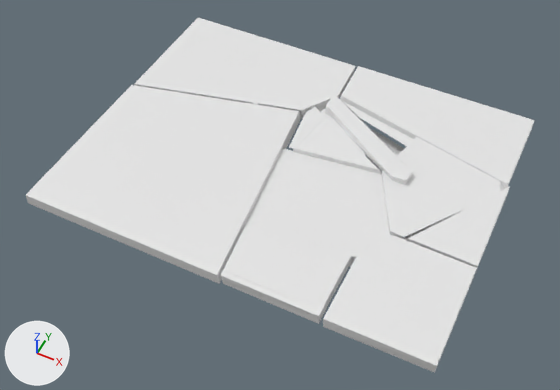
What one commit did to the Blender file BallThatWantToBeACube/BallThatWantToBeACube/Assets/Prefabs/LevelModifiers/DestructiblePlatform/OptimalDestroyedPlatform.blend.
One viewpoint serves both versions: a 50 mm camera at (1.97, -4.15, 4.68) aimed at (-0.01, -0.2, -0.26). Arrows for +X, +Y and +Z are at lower left; the lights stay in place.

The older version as bpy lines, for what is in view:
```python
ob_plane_cell_002 = bpy.data.objects.new('Plane_cell.002', me_mesh_002)
ob_plane_cell_002.location = (-0.627, 0.818, 0.0)
ob_plane_cell_003 = bpy.data.objects.new('Plane_cell.003', me_mesh_003)
ob_plane_cell_003.location = (-0.817, -0.434, 0.0)
ob_plane_cell_cell_002 = bpy.data.objects.new('Plane_cell_cell.002', me_mesh_062)
ob_plane_cell_cell_002.location = (0.265, -1.322, 0.036)
ob_plane_cell_cell_011 = bpy.data.objects.new('Plane_cell_cell.011', me_mesh_071)
ob_plane_cell_cell_011.location = (0.625, -1.276, 0.002)
ob_plane_cell_cell_014 = bpy.data.objects.new('Plane_cell_cell.014', me_mesh_074)
ob_plane_cell_cell_014.location = (0.154, 0.36, 0.018)
ob_plane_cell_cell_015 = bpy.data.objects.new('Plane_cell_cell.015', me_mesh_075)
ob_plane_cell_cell_015.location = (0.621, 0.06, 0.038)
ob_plane_cell_cell_016 = bpy.data.objects.new('Plane_cell_cell.016', me_mesh_076)
ob_plane_cell_cell_016.location = (0.439, -1.029, 0.004)
ob_plane_cell_cell_017 = bpy.data.objects.new('Plane_cell_cell.017', me_mesh_077)
ob_plane_cell_cell_017.location = (0.129, 0.343, 0.026)
ob_plane_cell_cell_018 = bpy.data.objects.new('Plane_cell_cell.018', me_mesh_078)
ob_plane_cell_cell_018.location = (0.524, 0.186, 0.008)
# also in view: 'Plane_cell_cell.001' at (1.32, -0.89, 0.0); 'Plane_cell_cell.007' at (1.41, 0.02, 0.0); 'Plane_cell_cell.009' at (0.46, -0.34, -0.05); 'Plane_cell.001' at (0.87, 0.89, 0.0); 'Plane_cell_cell.005' at (0.51, 0.47, 0.0)
```
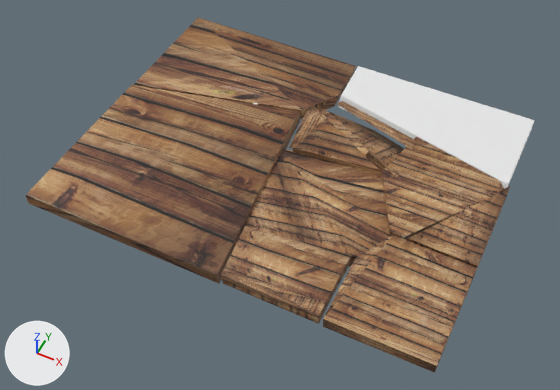
The change, as a diff of the scene's bpy script:
```diff
--- a/BallThatWantToBeACube/BallThatWantToBeACube/Assets/Prefabs/LevelModifiers/DestructiblePlatform/OptimalDestroyedPlatform.blend.py
+++ b/BallThatWantToBeACube/BallThatWantToBeACube/Assets/Prefabs/LevelModifiers/DestructiblePlatform/OptimalDestroyedPlatform.blend.py
@@ me_mesh_078 @@
-me_mesh_078.from_pydata(...)  # 11 vertices, 11 faces; spans x 0.225..1.181, y -0.593..0.495, z -0.059..0.042
+me_mesh_078.from_pydata(...)  # 11 vertices, 9 faces; spans x 0.225..1.181, y -0.593..0.495, z -0.059..0.042
+# me_mesh_078 part 1: 9 faces spanning x 0.225..1.181, y -0.593..0.495, z -0.059..0.042 switch from no material to mat_wood_texture_jpg (picture img_wood_texture_jpg)
@@ me_mesh_077 @@
 me_mesh_077.from_pydata(...)  # 23 vertices, 9 faces; spans x -0.208..0.627, y -0.268..0.277, z -0.022..0.029
+me_mesh_077.materials.append(mat_wood_texture_jpg)  # picture img_wood_texture_jpg
@@ me_mesh_003 @@
 me_mesh_003.from_pydata(...)  # 14 vertices, 12 faces; spans x -0.89..0.89, y -0.92..0.96, z -0.05..0.05
+# me_mesh_003 part 2: texture (UV) coordinates changed
+me_mesh_003.materials.append(mat_wood_texture_jpg)  # picture img_wood_texture_jpg
@@ me_mesh_002 @@
 me_mesh_002.from_pydata(...)  # 20 vertices, 16 faces; spans x -1.06..0.67, y -0.64..0.51, z -0.05..0.05
+# me_mesh_002 part 3: texture (UV) coordinates changed
+me_mesh_002.materials.append(mat_wood_texture_jpg)  # picture img_wood_texture_jpg
@@ me_mesh_076 @@
 me_mesh_076.from_pydata(...)  # 10 vertices, 7 faces; spans x -0.421..0.425, y -0.312..0.283, z -0.054..0.046
+me_mesh_076.materials.append(mat_wood_texture_jpg)  # picture img_wood_texture_jpg
@@ me_mesh_075 @@
 me_mesh_075.from_pydata(...)  # 9 vertices, 7 faces; spans x -0.547..0.289, y 0.451..0.757, z -0.031..0.012
+me_mesh_075.materials.append(mat_wood_texture_jpg)  # picture img_wood_texture_jpg
@@ me_mesh_074 @@
 me_mesh_074.from_pydata(...)  # 16 vertices, 13 faces; spans x -0.17..0.41, y -0.284..0.334, z -0.053..0.032
+me_mesh_074.materials.append(mat_wood_texture_jpg)  # picture img_wood_texture_jpg
@@ me_mesh_072 @@
 me_mesh_072.from_pydata(...)  # 3 vertices, 1 face; spans x -0.098..0.172, y -0.068..0.106, z 0.0
+me_mesh_072.materials.append(mat_wood_texture_jpg)  # picture img_wood_texture_jpg
@@ me_mesh_071 @@
 me_mesh_071.from_pydata(...)  # 8 vertices, 7 faces; spans x -0.54..0.248, y -0.065..0.175, z -0.052..0.048
+# me_mesh_071 part 4: texture (UV) coordinates changed
+me_mesh_071.materials.append(mat_wood_texture_jpg)  # picture img_wood_texture_jpg
@@ me_mesh_070 @@
 me_mesh_070.from_pydata(...)  # 25 vertices, 10 faces; spans x -0.074..0.106, y -0.354..0.196, z -0.016..0.008
+# me_mesh_070 part 5: texture (UV) coordinates changed
+me_mesh_070.materials.append(mat_wood_texture_jpg)  # picture img_wood_texture_jpg
@@ me_mesh_069 @@
 me_mesh_069.from_pydata(...)  # 10 vertices, 7 faces; spans x -0.591..0.648, y -0.663..0.366, z -0.104..0.097
 # used by ob_plane_cell_cell_009; location = (0.436, -0.189, -0.051); scale = (1.0, 1.0, 0.665)
+# me_mesh_069 part 6: texture (UV) coordinates changed
+me_mesh_069.materials.append(mat_wood_texture_jpg)  # picture img_wood_texture_jpg
@@ me_mesh_067 @@
 me_mesh_067.from_pydata(...)  # 7 vertices, 6 faces; spans x -0.458..0.19, y -0.445..0.456, z -0.05..0.05
+# me_mesh_067 part 7: texture (UV) coordinates changed
+me_mesh_067.materials.append(mat_wood_texture_jpg)  # picture img_wood_texture_jpg
@@ me_mesh_065 @@
 me_mesh_065.from_pydata(...)  # 32 vertices, 24 faces, 6 loose edges; spans x -0.47..0.492, y -0.319..0.414, z -0.111..0.09
+# me_mesh_065 part 8: texture (UV) coordinates changed
+me_mesh_065.materials.append(mat_wood_texture_jpg)  # picture img_wood_texture_jpg
@@ me_mesh_064 @@
 me_mesh_064.from_pydata(...)  # 9 vertices, 13 faces; spans x -0.536..0.541, y -0.431..0.276, z -0.076..0.125
+# me_mesh_064 part 9: texture (UV) coordinates changed
+me_mesh_064.materials.append(mat_wood_texture_jpg)  # picture img_wood_texture_jpg
@@ me_mesh_062 @@
 me_mesh_062.from_pydata(...)  # 5 vertices, 5 faces; spans x -0.192..0.598, y -0.022..0.028, z -0.034..0.014
+# me_mesh_062 part 10: texture (UV) coordinates changed
+me_mesh_062.materials.append(mat_wood_texture_jpg)  # picture img_wood_texture_jpg
@@ me_mesh_061 @@
 me_mesh_061.from_pydata(...)  # 10 vertices, 8 faces; spans x -0.337..0.499, y -0.396..0.528, z -0.05..0.05
+# me_mesh_061 part 11: texture (UV) coordinates changed
+me_mesh_061.materials.append(mat_wood_texture_jpg)  # picture img_wood_texture_jpg
@@ ob_plane_cell_cell_005 @@
 ob_plane_cell_cell_005 = bpy.data.objects.new('Plane_cell_cell.005', me_mesh_065)
-ob_plane_cell_cell_005.location = (0.495, 0.422, 0.011)
+ob_plane_cell_cell_005.location = (0.495, 0.422, -0.226)
```

Boxes (x1, y1, x2, y2) around the edits, measured in the pictures (560 x 390 px):
'Plane_cell.003', recoloured, surface changed (white to brown)
    both: (26, 85, 300, 283)
'Plane_cell_cell.001', recoloured, surface changed (white to brown)
    both: (323, 235, 477, 373)
'Plane_cell.002', recoloured, surface changed (white to brown)
    both: (134, 18, 356, 119)
'Plane_cell_cell.009', recoloured, surface changed (white to brown)
    both: (244, 148, 392, 267)
'Plane_cell_cell.016', recoloured (white to brown)
    both: (223, 226, 351, 301)
'Plane_cell_cell.007', recoloured, surface changed (white to brown)
    both: (402, 186, 510, 273)
'Plane_cell_cell.005', recoloured, surface changed, moved (not visible afterwards)
    before: (325, 94, 412, 185)
'Plane_cell_cell.017', recoloured (white to brown)
    both: (293, 119, 381, 174)
'Plane_cell_cell.004', recoloured, surface changed (grey to brown)
    both: (328, 111, 404, 178)
'Plane_cell_cell.011', recoloured, surface changed (white to brown)
    both: (222, 280, 331, 324)
'Plane_cell_cell.015', recoloured (white to brown)
    both: (336, 101, 420, 149)
'Plane_cell_cell.002', recoloured, surface changed (white to brown)
    both: (221, 270, 315, 315)
'Plane_cell_cell.010', recoloured, surface changed (white to brown)
    both: (289, 108, 324, 148)
'Plane_cell_cell.014', recoloured (white to brown)
    both: (321, 108, 369, 155)
'Plane_cell_cell.012', recoloured
    both: (313, 107, 333, 124)
part 1 of me_mesh_078, recoloured (white to brown)
    both: (382, 136, 504, 238)
